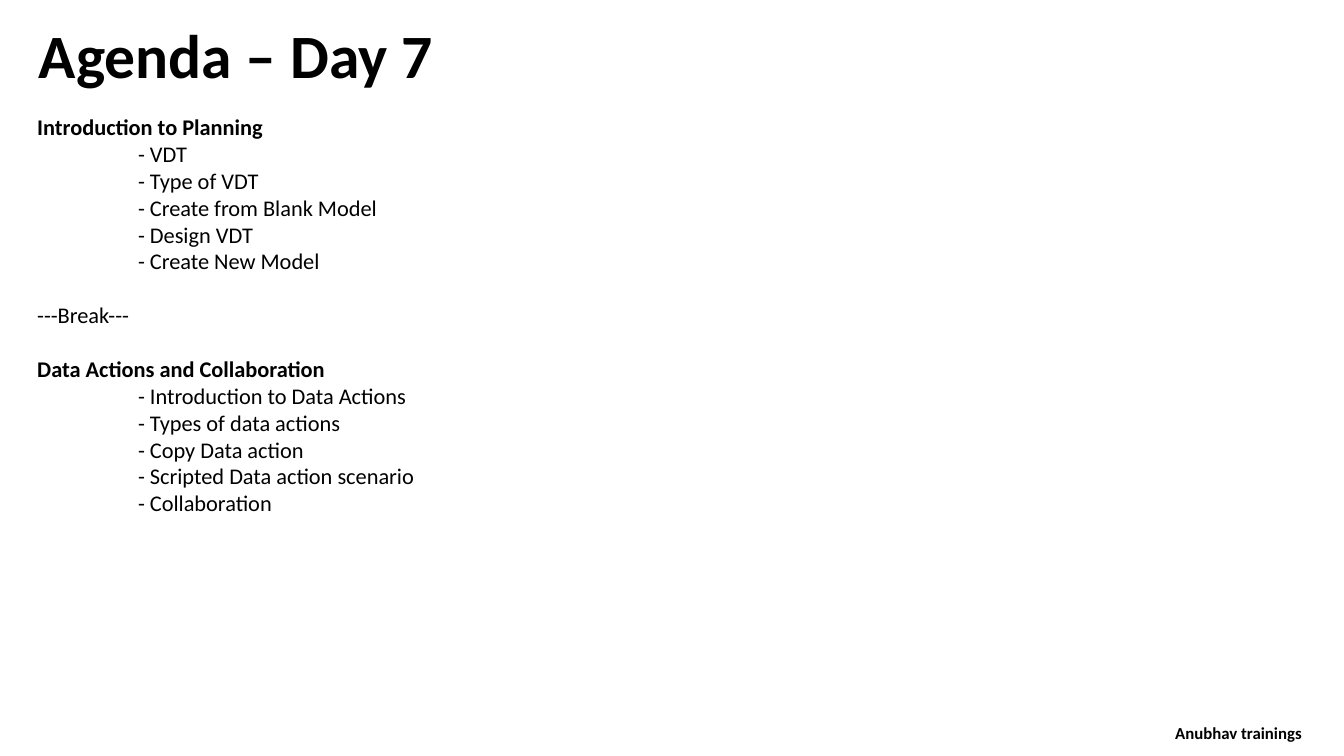
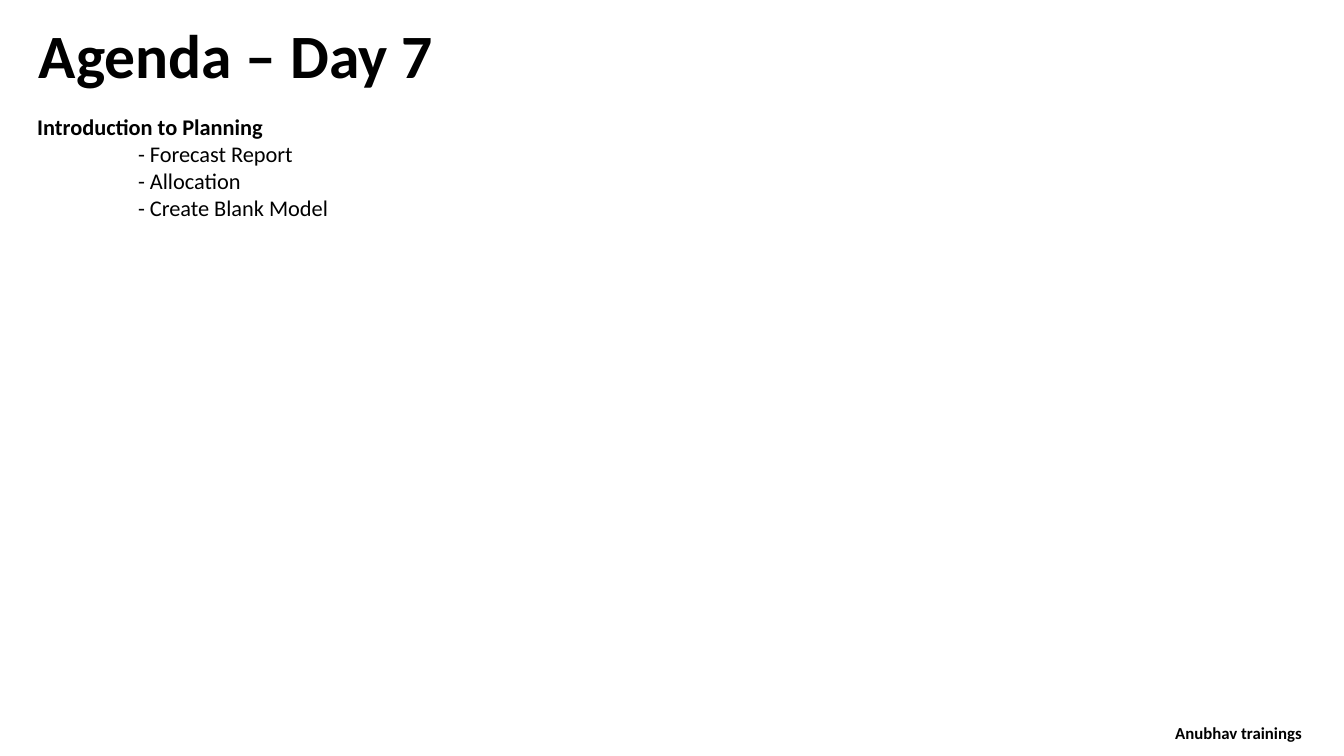
Before and after one commit to soyuztechnologies/SAC_merckgroup, a slide deck: slide 2 of day 8/SAC_Training Day 8.pptx. Drawn at 1344x756 pixels with LibreOffice and Linux fonts; fonts in the diff are those of the drawing. Boxes give left, top, right and bottom in pixels: in the first picture for what was removed or moved away, otherwise in the second. Text is boxed around its words. In the diff, an @@ line names an element or a change of style, - is before the commit and + after.

```diff
--- a/day 8/SAC_Training Day 8.pptx
+++ b/day 8/SAC_Training Day 8.pptx
@@ text at bbox=[150, 147, 328, 216]: text changed @@
-- VDT
-- Type of VDT
-- Create from Blank Model
-- Design VDT
-- Create New Model
----Break---
-Data Actions and Collaboration
-- Introduction to Data Actions
-- Types of data actions
-- Copy Data action
-- Scripted Data action scenario
-- Collaboration
+- Forecast Report
+- Allocation
+- Create Blank Model
```
Also in this commit, not shown: 2 other slides changed, 16 slides removed, 6 other files.
